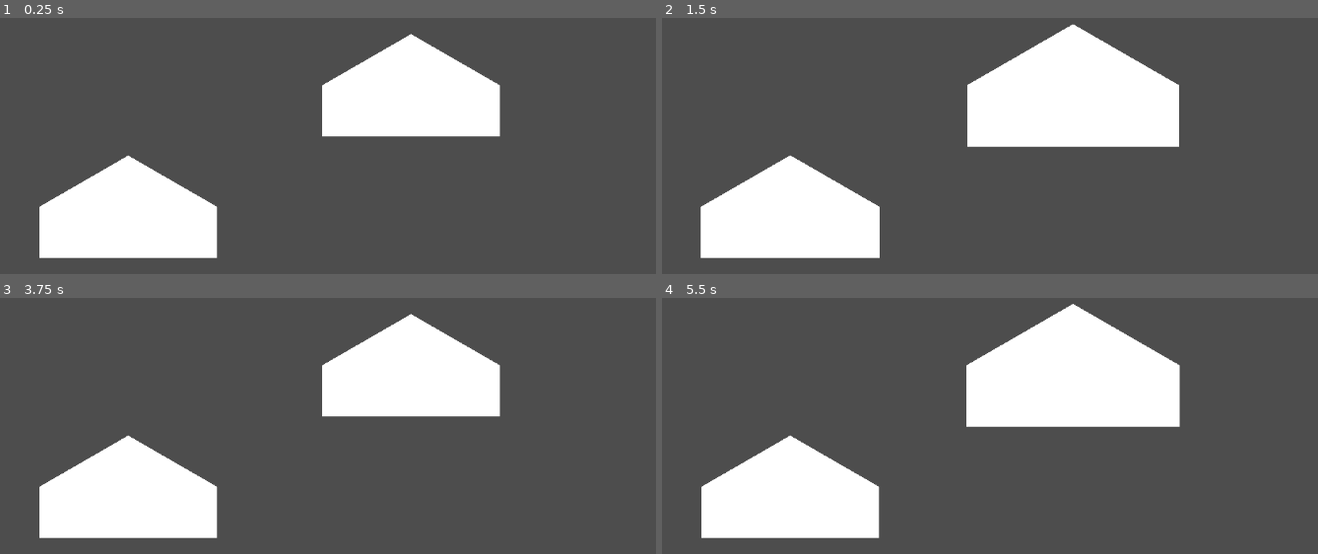
Above: before the commit, frames 1-4 (two rows, left to right).
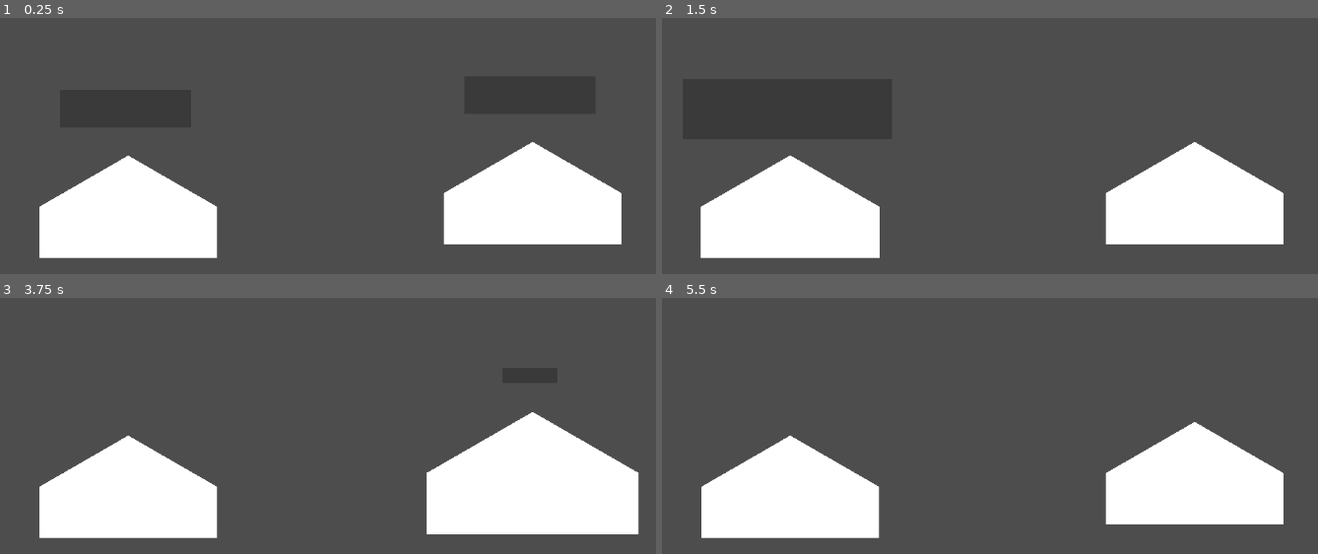
Above: after the commit, the same moments.

Repository: SebastianPlichta/idleheroes
Game: Godot game, scene res://Stages/city/City.tscn
Two runs of this game, one before a commit and one after it. Both use one fixed random seed, a clock stepped at 60 frames per second and the inputs below.
Inputs (mouse positions are in pixels of both pictures, inside the frame that each line leads up to):
- Up to frame 1 (0.25 s): no input
- Up to frame 2 (1.5 s): move the mouse to (786, 210) at 0.52 s; click (786, 210) at 0.6 s; tap Enter at 1.25 s; move the mouse to (1068, 89) at 1.27 s; click (1068, 89) at 1.35 s
- Up to frame 3 (3.75 s): move the mouse to (outside the picture) at 2.02 s; click (outside the picture) at 2.1 s; tap Space at 2.75 s; move the mouse to (301, 466) at 2.77 s; click (301, 466) at 2.85 s; tap Enter at 3.5 s; move the mouse to (577, 443) at 3.52 s; click (577, 443) at 3.6 s
- Up to frame 4 (5.5 s): move the mouse to (766, 310) at 4.27 s; click (766, 310) at 4.35 s; move the mouse to (1042, 377) at 5.02 s; click (1042, 377) at 5.1 s

The runs differ from the first frame. In frame 1, 16% of the frame differs, in the area x 49-95%, y 6-89%; in frame 2, 20%; in frame 3, 20%; in frame 4, 20%, in the area x 46-95%, y 2-89%.

Commit message:
add building popup

Diff:
--- a/Stages/city/Buildings/BlackSmith/black_smith.tscn
+++ b/Stages/city/Buildings/BlackSmith/black_smith.tscn
@@ -1,7 +1,8 @@
-[gd_scene load_steps=4 format=3 uid="uid://bmxgsu3phk7sk"]
+[gd_scene load_steps=5 format=3 uid="uid://bmxgsu3phk7sk"]
 
 [ext_resource type="Script" path="res://Stages/city/Buildings/BlackSmith/black_smith.gd" id="1_phui7"]
 [ext_resource type="PackedScene" uid="uid://c5pnmvo6cksgd" path="res://Stages/city/Buildings/Components/collision_component.tscn" id="2_qy6nv"]
+[ext_resource type="PackedScene" uid="uid://dm7au1len33qq" path="res://UI/buildingsMenu/upgrade_menu.tscn" id="3_w2j6y"]
 
 [sub_resource type="RectangleShape2D" id="RectangleShape2D_vyhuq"]
 size = Vector2(271, 182)
@@ -19,5 +20,9 @@
 position = Vector2(125.5, 81)
 shape = SubResource("RectangleShape2D_vyhuq")
 
-[node name="CollisionComponent" parent="." node_paths=PackedStringArray("object") instance=ExtResource("2_qy6nv")]
+[node name="CollisionComponent" parent="." node_paths=PackedStringArray("object", "menu") instance=ExtResource("2_qy6nv")]
 object = NodePath("..")
+menu = NodePath("../UpgradeMenu")
+
+[node name="UpgradeMenu" parent="." instance=ExtResource("3_w2j6y")]
+position = Vector2(126, -68)
--- a/Stages/city/Buildings/Components/collision_component.gd
+++ b/Stages/city/Buildings/Components/collision_component.gd
@@ -3,6 +3,7 @@
 class_name collisionComponent
 
 @export var object:Buildings
+@export var menu:UpgradeMenu
 var mouse:bool = false
 var tween:Tween
 
@@ -13,7 +14,7 @@
 func _process(delta: float) -> void:
 	if mouse:
 		if Gfad.click:
-			print("it work again!")
+			menu.showMenu()
 
 func _on_mouse_entered():
 	mouse = true
--- a/Stages/city/City.tscn
+++ b/Stages/city/City.tscn
@@ -8,4 +8,4 @@
 position = Vector2(137, 408)
 
 [node name="BlackSmith2" parent="." instance=ExtResource("1_tx0x4")]
-position = Vector2(551, 230)
+position = Vector2(729, 388)
--- /dev/null
+++ b/UI/buildingsMenu/upgrade_menu.gd
@@ -0,0 +1,27 @@
+extends Node2D
+
+class_name UpgradeMenu
+var tween:Tween
+@onready var texture = $Polygon2D
+
+func _ready() -> void:
+	hideMenu()
+
+func showMenu() -> void:
+	visible = true
+	animation(Vector2(1,1), false)
+
+func hideMenu() -> void:
+	animation(Vector2(0.1,0.1), true)
+
+func animation(scale:Vector2, callback:bool) -> void:
+	if tween:
+		tween.kill()
+
+	tween = create_tween().set_trans(Tween.TransitionType.TRANS_QUAD)
+
+
+	tween.tween_property(texture, "scale", scale,0.5)
+
+	if callback: #set callback
+		tween.tween_callback(func(): visible = false)
--- /dev/null
+++ b/UI/buildingsMenu/upgrade_menu.tscn
@@ -0,0 +1,12 @@
+[gd_scene load_steps=2 format=3 uid="uid://dm7au1len33qq"]
+
+[ext_resource type="Script" path="res://UI/buildingsMenu/upgrade_menu.gd" id="1_f1ocd"]
+
+[node name="UpgradeMenu" type="Node2D" groups=["upgradeMenus"]]
+z_index = 1
+script = ExtResource("1_f1ocd")
+
+[node name="Polygon2D" type="Polygon2D" parent="."]
+color = Color(0.230315, 0.230315, 0.230315, 1)
+offset = Vector2(-175, -50)
+polygon = PackedVector2Array(0, 100, 0, 0, 350, 0, 350, 100)
--- a/autoloades/gfad.gd
+++ b/autoloades/gfad.gd
@@ -5,3 +5,6 @@
 # Called every frame. 'delta' is the elapsed time since the previous frame.
 func _process(delta: float) -> void:
 	click = Input.is_action_just_pressed("leftClick")
+	if click:
+		for x:UpgradeMenu in get_tree().get_nodes_in_group("upgradeMenus"):
+			x.hideMenu()
--- a/project.godot
+++ b/project.godot
@@ -19,6 +19,10 @@
 
 Gfad="*res://autoloades/gfad.gd"
 
+[global_group]
+
+upgradeMenus=""
+
 [input]
 
 leftClick={
